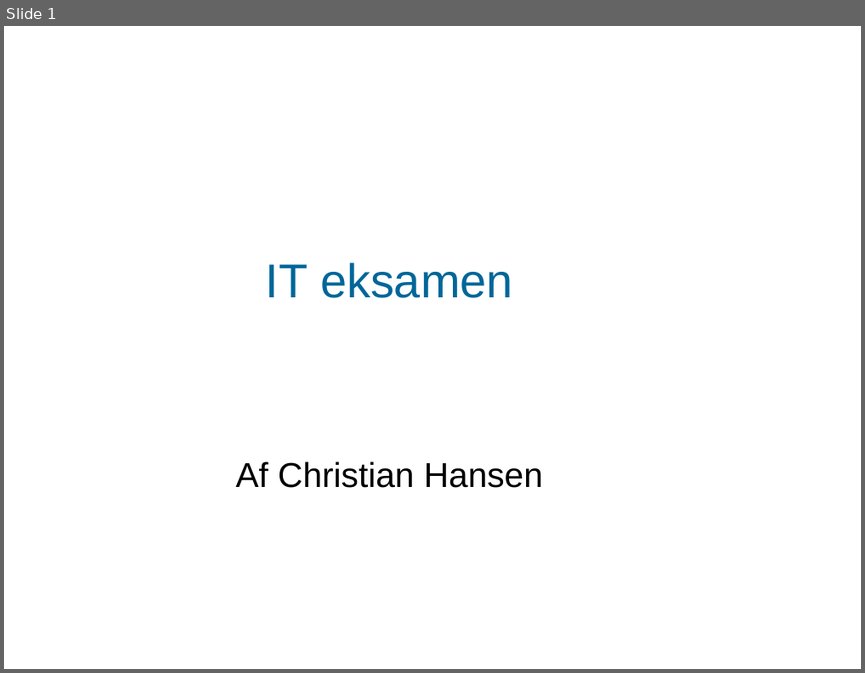
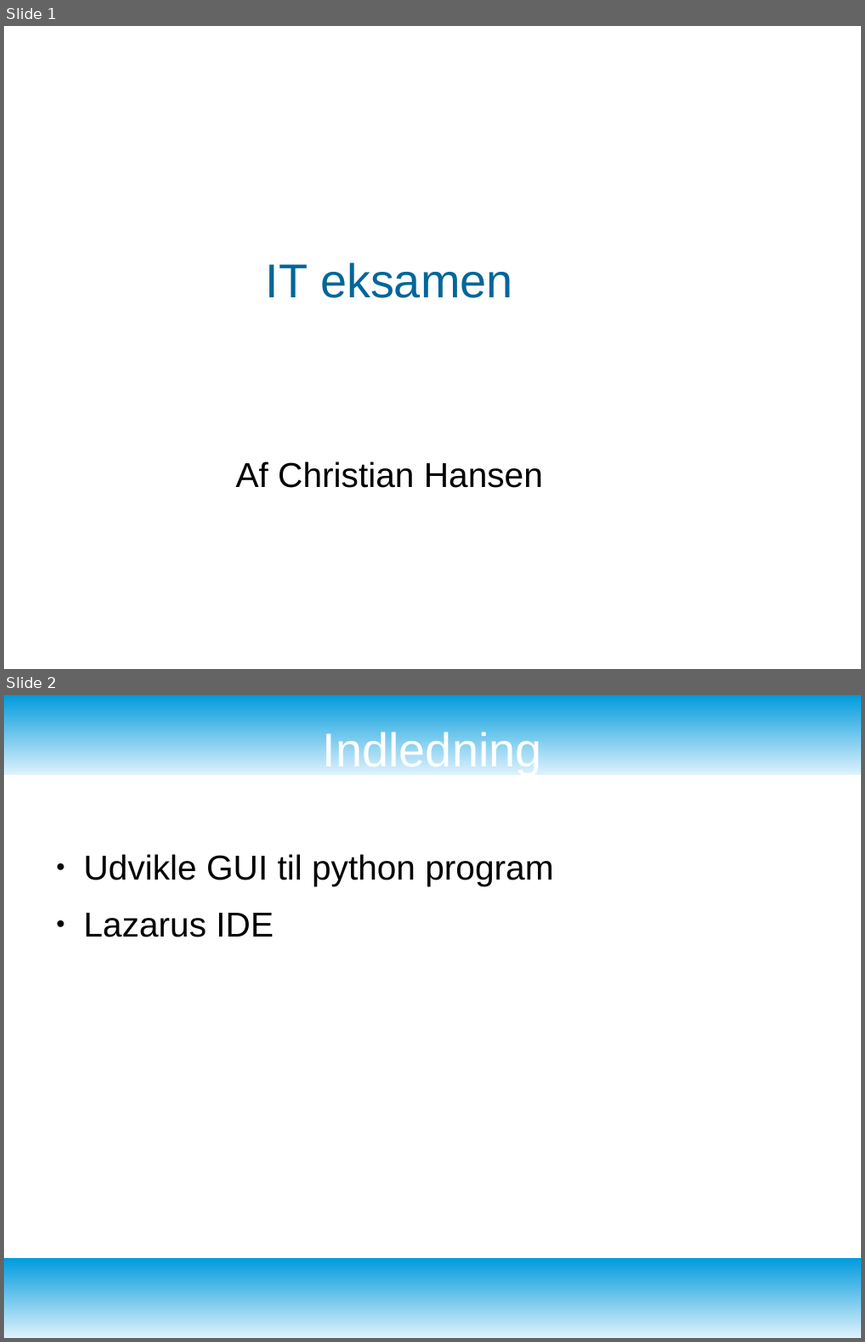
Before and after one commit to KnightOfLastDawn/it_programmering_eksamensprojekt, a slide deck: praesentationen_it__eksamen.odp. Shown one above the other, each under a label of ours: slide 1 before the commit, slides 1 and 2 after it. The pictures are 865x673 and 865x1342 pixels, drawn with LibreOffice and Linux fonts; fonts in the diff are those of the drawing; background and template pictures are left out. Boxes give left, top, right and bottom in pixels: in the first picture for what was removed or moved away, otherwise in the second. Text is boxed around its words. In the diff, an @@ line names an element or a change of style, - is before the commit and + after.

Commit message:
updated presentation

```diff
--- a/praesentationen_it__eksamen.odp
+++ b/praesentationen_it__eksamen.odp
@@ slide 2 added at box(4, 695, 861, 1338), background #FFFFFF @@
@@ freeform shape added at box(4, 695, 861, 775), fill gradient #DFF2FC to #009BDD @@
@@ title added at box(323, 729, 542, 775), 44 pt, text #FFFFFF @@
+Indledning
@@ text added at box(84, 854, 553, 937), 32 pt, text #000000 @@
+● Udvikle GUI til python program
+● Lazarus IDE
@@ freeform shape added at box(4, 1258, 861, 1338), fill gradient #DFF2FC to #009BDD @@
```
Also in this commit, not shown: 1 slide changed, 5 other slides added, 3 slides removed, 1 other file.
